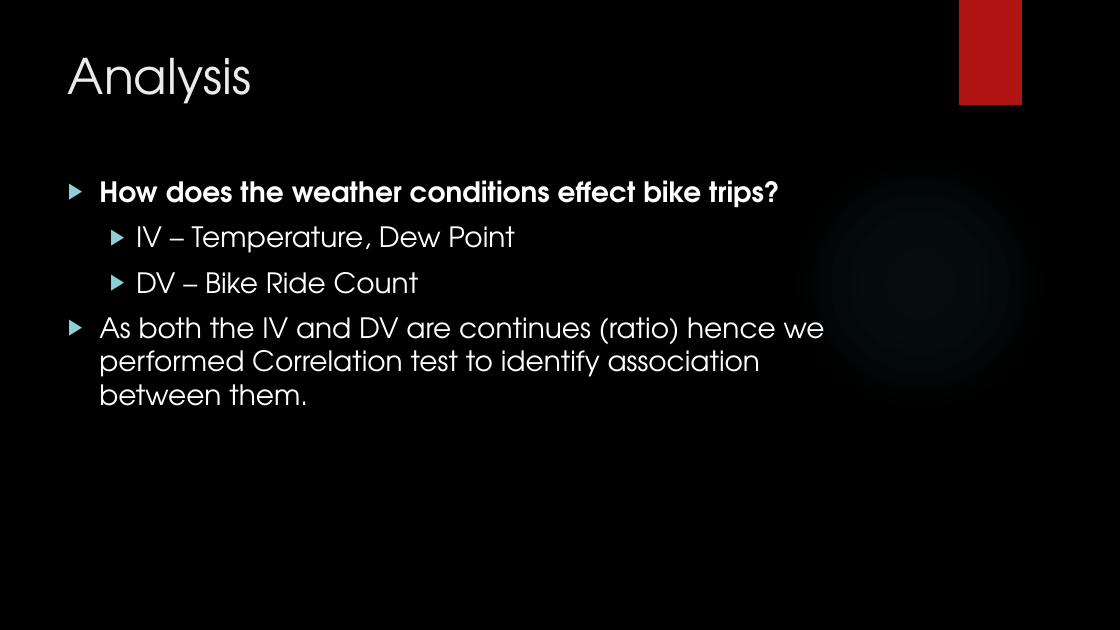
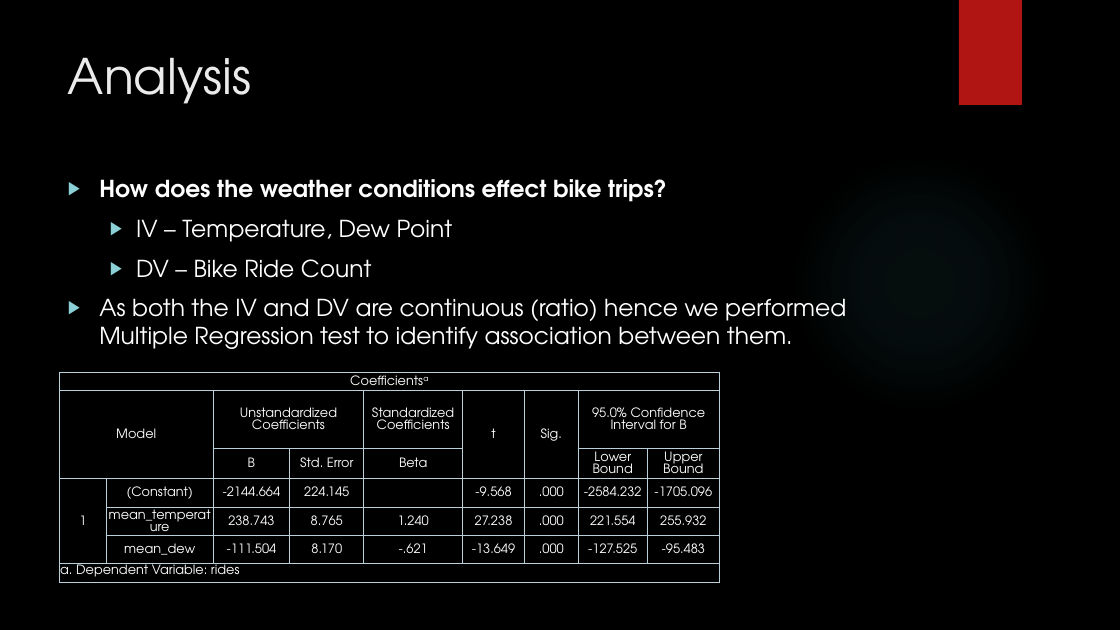
Before and after one commit to AniKarenina/INFM600_Fabulous, a slide deck: slide 9 of INFM600_0201_Fabulous_Presentation/INFM600_0201_Fabulous_Projet_Presentation.pptx. Drawn at 1120x630 pixels with LibreOffice and Linux fonts; fonts in the diff are those of the drawing; background and template pictures are left out. Boxes give left, top, right and bottom in pixels: in the first picture for what was removed or moved away, otherwise in the second. Text is boxed around its words. In the diff, an @@ line names an element or a change of style, - is before the commit and + after.

```diff
--- a/INFM600_0201_Fabulous_Presentation/INFM600_0201_Fabulous_Projet_Presentation.pptx
+++ b/INFM600_0201_Fabulous_Presentation/INFM600_0201_Fabulous_Projet_Presentation.pptx
@@ text at (x1=99, y1=179, x2=667, y2=278): size 24 to 20 pt in "How does the weather conditions effect bike ...", "IV – Temperature, Dew Point", "DV – Bike Ride Count" @@
@@ text at (x1=99, y1=298, x2=846, y2=349): text changed; size 24 to 20 pt @@
-▶ As both the IV and DV are continues (ratio) hence we performed Correlation test to identify association between them.
+▶ As both the IV and DV are continuous (ratio) hence we performed Multiple Regression test to identify association between them.
@@ table added at (x1=60, y1=372, x2=720, y2=588), 7 rows, 9 columns @@
+Coefficientsa |  |  |  |  |  |  |  | 
+Model |  | Unstandardized Coefficients |  | Standardized Coefficients | t | Sig. | 95.0% Confidence Interval for B | 
+ |  | B | Std. Error | Beta |  |  | Lower Bound | Upper Bound
+1 | (Constant) | -2144.664 | 224.145 |  | -9.568 | .000 | -2584.232 | -1705.096
+ | mean_temperature | 238.743 | 8.765 | 1.240 | 27.238 | .000 | 221.554 | 255.932
+ | mean_dew | -111.504 | 8.170 | -.621 | -13.649 | .000 | -127.525 | -95.483
+a. Dependent Variable: rides |  |  |  |  |  |  |  | 
```
Also in this commit, not shown: 4 other slides changed, 5 slides added, 1 slide removed.
